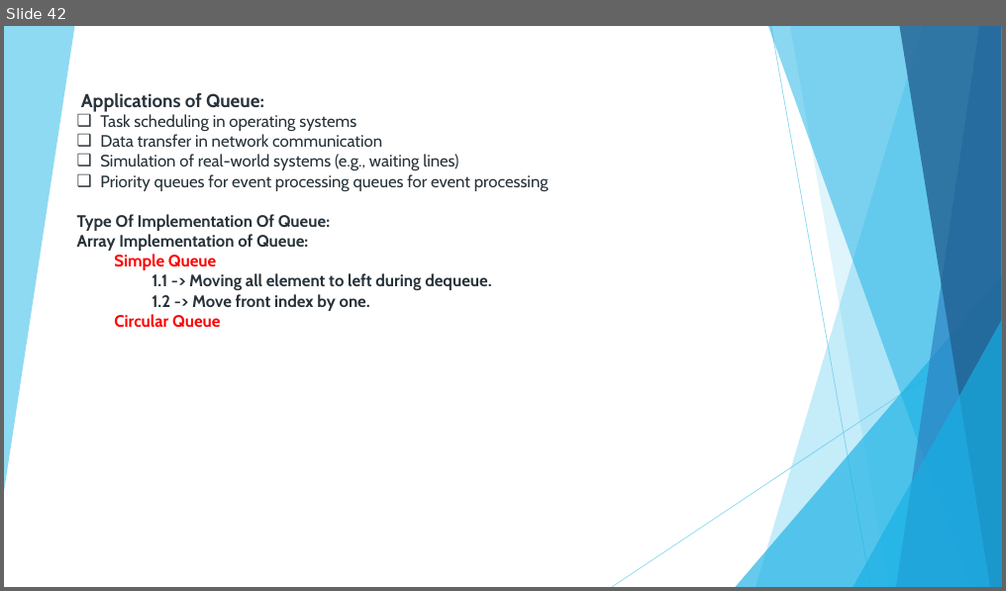
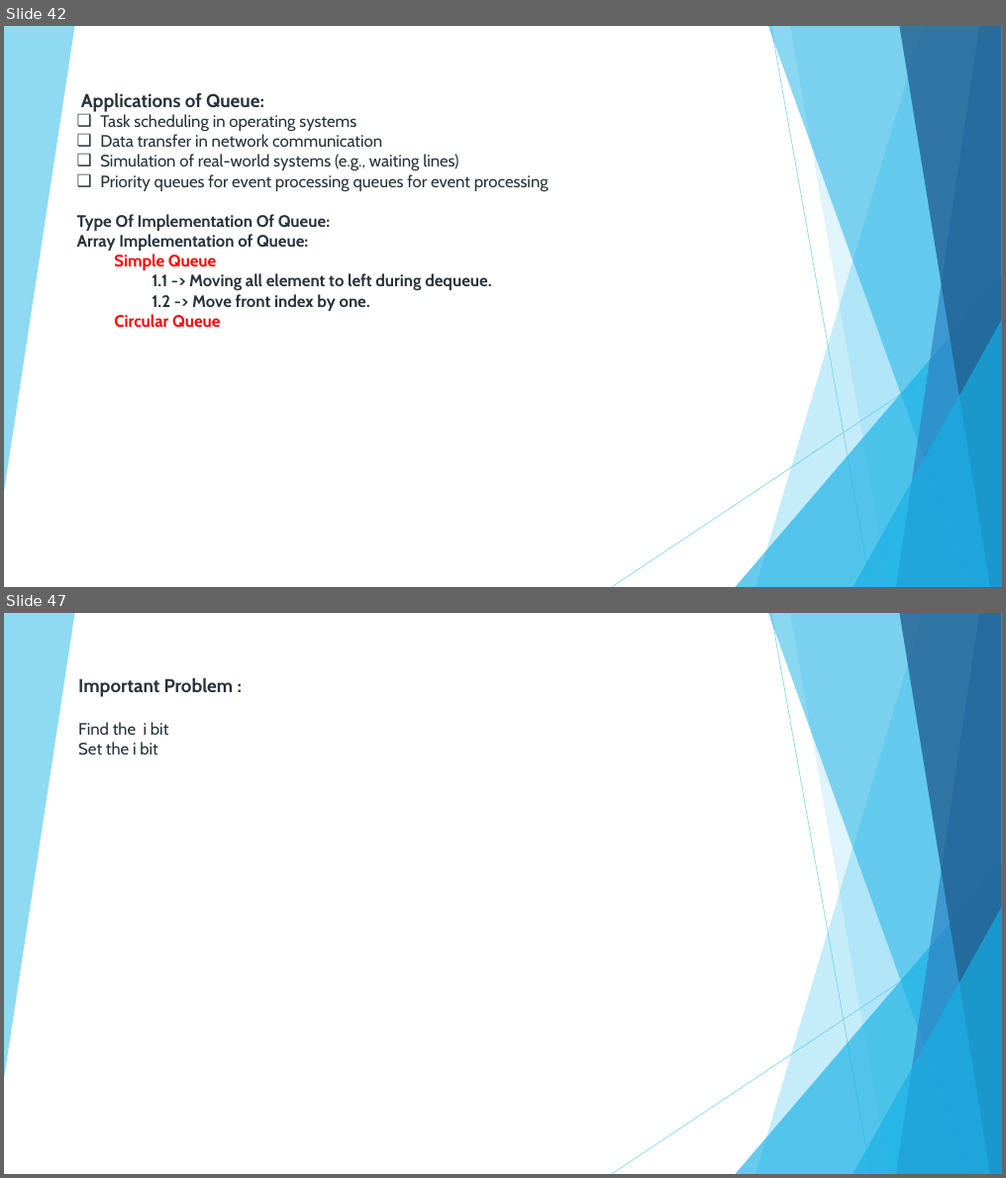
Before and after one commit to nandhakumargit/dsa, a slide deck: Notes/Data Structure and Algorithms.pptx. Shown one above the other, each under a label of ours: slide 42 before the commit, slides 42 and 47 after it; the slides between them are not shown. The pictures are 1006x591 and 1006x1178 pixels, drawn with LibreOffice and Linux fonts; fonts in the diff are those of the drawing. Boxes give left, top, right and bottom in pixels: in the first picture for what was removed or moved away, otherwise in the second. Text is boxed around its words. In the diff, an @@ line names an element or a change of style, - is before the commit and + after.

```diff
--- a/Notes/Data Structure and Algorithms.pptx
+++ b/Notes/Data Structure and Algorithms.pptx
@@ slide 47 added at [4, 613, 1002, 1174], background #FFFFFF; not listed: 10 template elements that a slide beside it also shows @@
@@ text added at [78, 678, 234, 756], 16 pt, text #273239 @@
+Important Problem :
+Find the i bit
+Set the i bit
```
Also in this commit, not shown: 10 other slides added, 18 other files.
